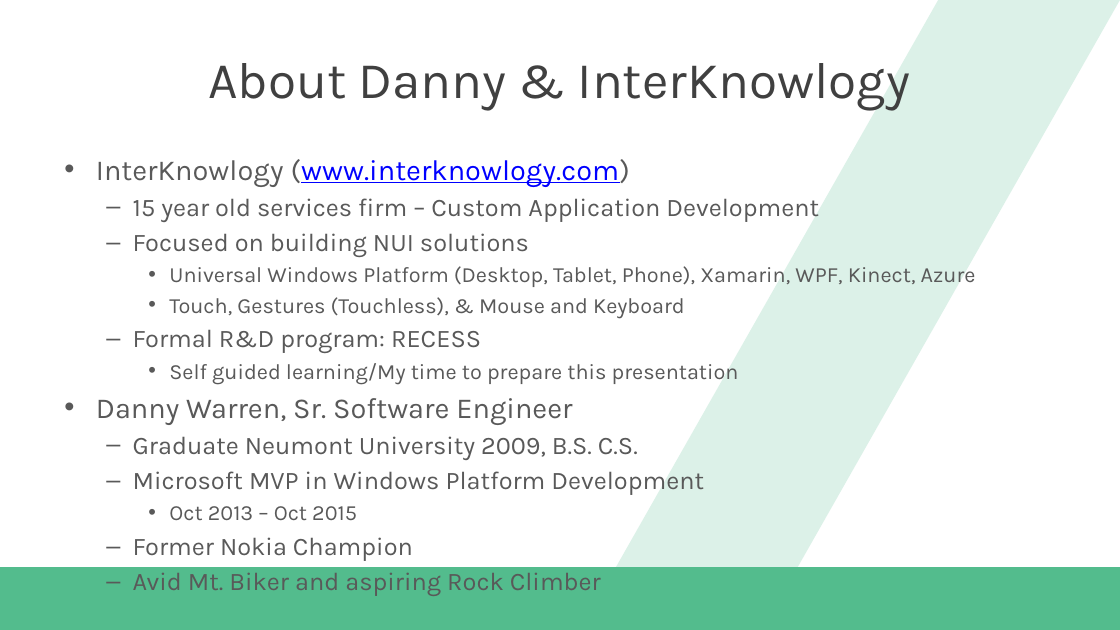
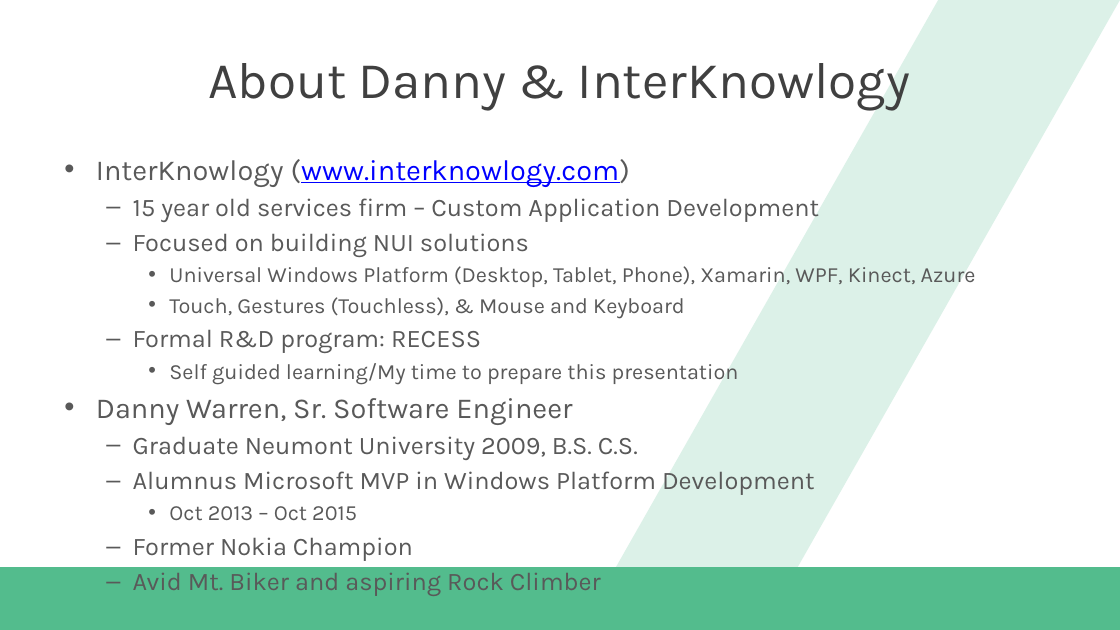
Before and after one commit to dannydwarren/FSharpXamarin, a slide deck: slide 2 of FSharpXamarin_Slides.pptx. Drawn at 1120x630 pixels with LibreOffice and Linux fonts; fonts in the diff are those of the drawing; background and template pictures are left out. Boxes give left, top, right and bottom in pixels: in the first picture for what was removed or moved away, otherwise in the second. Text is boxed around its words. In the diff, an @@ line names an element or a change of style, - is before the commit and + after.

```diff
--- a/FSharpXamarin_Slides.pptx
+++ b/FSharpXamarin_Slides.pptx
@@ text at box(133, 471, 815, 495): text changed @@
-  – Microsoft MVP in Windows Platform Development
+  – Alumnus Microsoft MVP in Windows Platform Development
```
Also in this commit, not shown: 4 other slides changed, 6 slides added, 1 slide removed, 22 other files.
